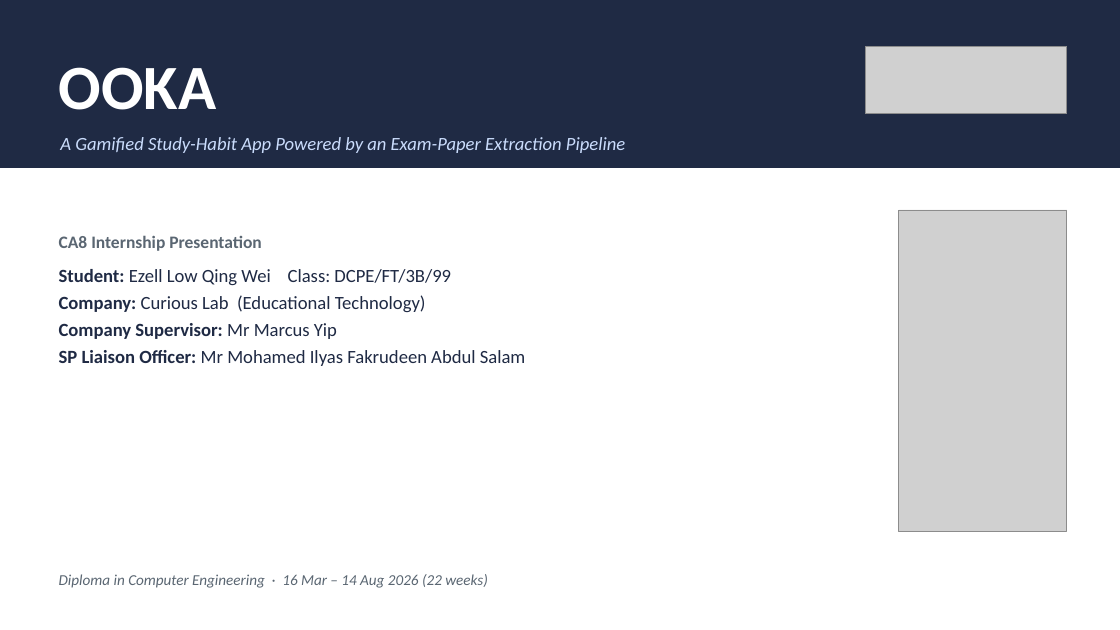
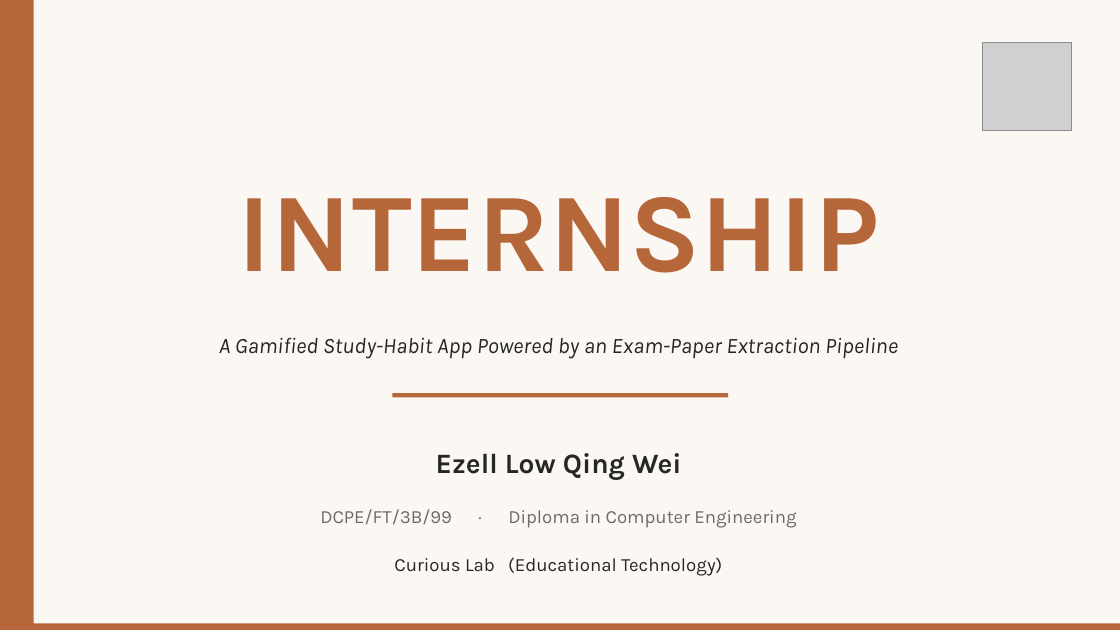
Before and after one commit to ezelllow/quiz-maker-backend, a slide deck: slide 1 of Ooka_Internship_Presentation.pptx. Drawn at 1120x630 pixels with LibreOffice and Linux fonts; fonts in the diff are those of the drawing; grey boxes stand for pictures. Boxes give left, top, right and bottom in pixels: in the first picture for what was removed or moved away, otherwise in the second. Text is boxed around its words. In the diff, an @@ line names an element or a change of style, - is before the commit and + after.

```diff
--- a/Ooka_Internship_Presentation.pptx
+++ b/Ooka_Internship_Presentation.pptx
@@ background #FFFFFF to #FBF8F4 @@
@@ rectangle removed at (0, 0, 1120, 168) @@
@@ rectangle added at (0, 0, 34, 630), fill #B5673A @@
@@ picture removed at (865, 46, 1067, 113) @@
@@ picture added at (983, 42, 1071, 130) @@
@@ text removed at (59, 67, 217, 110) @@
-OOKA
@@ text added at (238, 197, 879, 273), 96 pt, text #B5673A, bold @@
+INTERNSHIP
@@ picture removed at (899, 210, 1067, 531) @@
@@ text "A Gamified Study-Habit App Powered ...": place and size @@
-text "A Gamified Study-Habit App Powered ..." at (60, 137, 625, 153)
+text "A Gamified Study-Habit App Powered ..." at (219, 337, 898, 359)
@@ text "A Gamified Study-Habit App Powered ..." at (219, 337, 898, 359): size 16 to 19 pt, font Calibri to Karla, text colour #CADCFC to #262626; alignment left to centre @@
@@ rectangle added at (392, 393, 728, 397), fill #B5673A @@
@@ text at (320, 453, 796, 576): text changed; font Calibri to Karla; text colour #1F2A44 to #262626 @@
-CA8 Internship Presentation
-Student: Ezell Low Qing Wei Class: DCPE/FT/3B/99
-Company: Curious Lab (Educational Technology)
-Company Supervisor: Mr Marcus Yip
-SP Liaison Officer: Mr Mohamed Ilyas Fakrudeen Abdul Salam
+Ezell Low Qing Wei
+DCPE/FT/3B/99 · Diploma in Computer Engineering
+Curious Lab (Educational Technology)
@@ text removed at (59, 574, 487, 588) @@
-Diploma in Computer Engineering · 16 Mar – 14 Aug 2026 (22 weeks)
@@ rectangle added at (0, 623, 1120, 630), fill #B5673A @@
```
Also in this commit, not shown: 4 other slides changed, 19 slides added, 10 slides removed, 24 other files.
